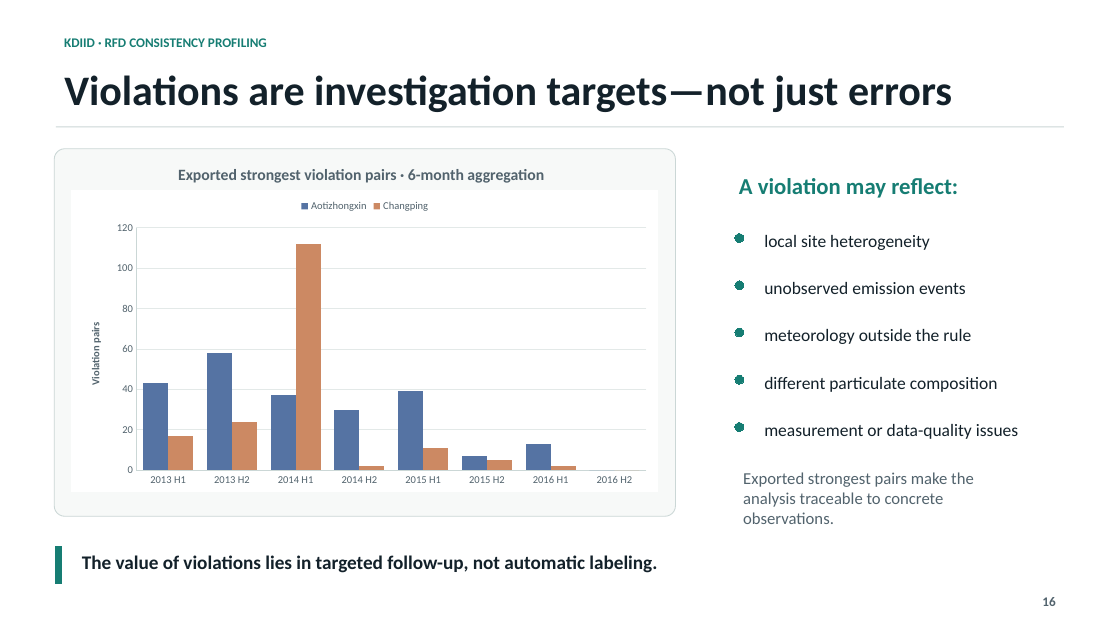
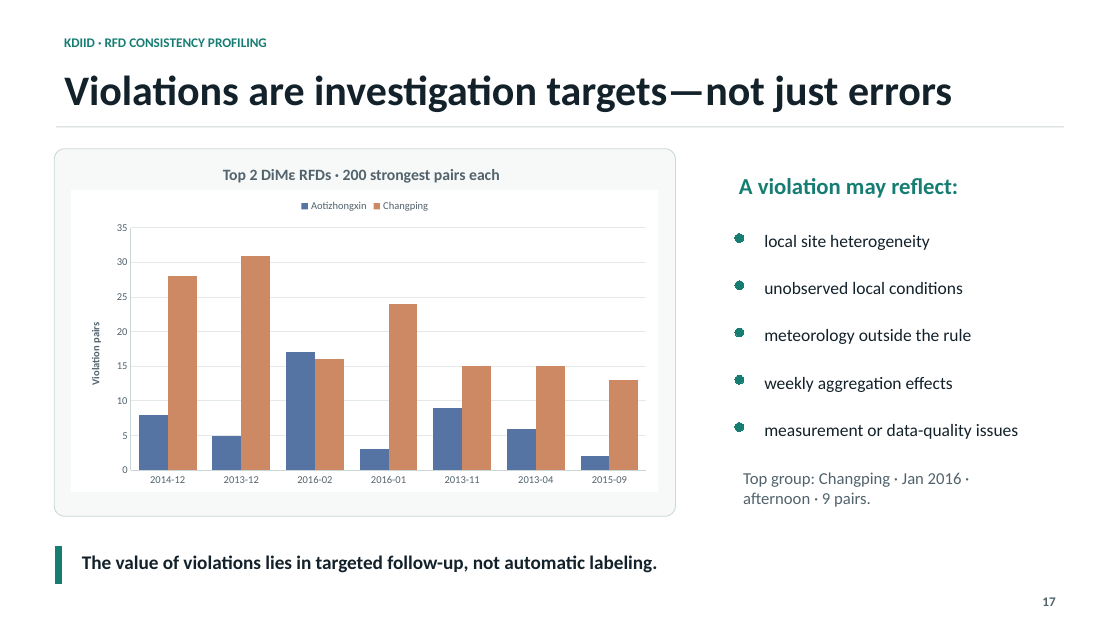
Before and after one commit to matthew-2000/rfd-urban-digital-twin, a slide deck: slide 17 of presentation/kdiid_rfd_presentation.pptx (slide 16 before the commit). Drawn at 1120x630 pixels with LibreOffice and Linux fonts; fonts in the diff are those of the drawing. Boxes give left, top, right and bottom in pixels: in the first picture for what was removed or moved away, otherwise in the second. Text is boxed around its words. In the diff, an @@ line names an element or a change of style, - is before the commit and + after.

```diff
--- a/presentation/kdiid_rfd_presentation.pptx
+++ b/presentation/kdiid_rfd_presentation.pptx
@@ text at (223, 169, 500, 183): text changed @@
-Exported strongest violation pairs · 6-month aggregation
+Top 2 DiMε RFDs · 200 strongest pairs each
@@ column chart at (71, 191, 658, 492) @@
-categories: 2013 H1, 2013 H2, 2014 H1, 2014 H2, 2015 H1, 2015 H2, 2016 H1, 2016 H2
+categories: 2014-12, 2013-12, 2016-02, 2016-01, 2013-11, 2013-04, 2015-09
-Aotizhongxin: 43, 58, 37, 30, 39, 7, 13, 0
+Aotizhongxin: 8, 5, 17, 3, 9, 6, 2
-Changping: 17, 24, 112, 2, 11, 5, 2, 0
+Changping: 28, 31, 16, 24, 15, 15, 13
@@ value axis changed @@
@@ background changed @@
@@ text at (764, 282, 963, 294): text changed @@
-unobserved emission events
+unobserved local conditions
@@ text at (764, 377, 953, 392): text changed @@
-different particulate composition
+weekly aggregation effects
@@ text at (743, 472, 962, 507): text changed @@
-Exported strongest pairs make the analysis traceable to concrete observations.
+Top group: Changping · Jan 2016 · afternoon · 9 pairs.
@@ text at (1042, 597, 1055, 606): text changed @@
-16
+17
```
Also in this commit, not shown: 11 other slides changed, 3 slides added, 2 slides removed, 28 other files.
